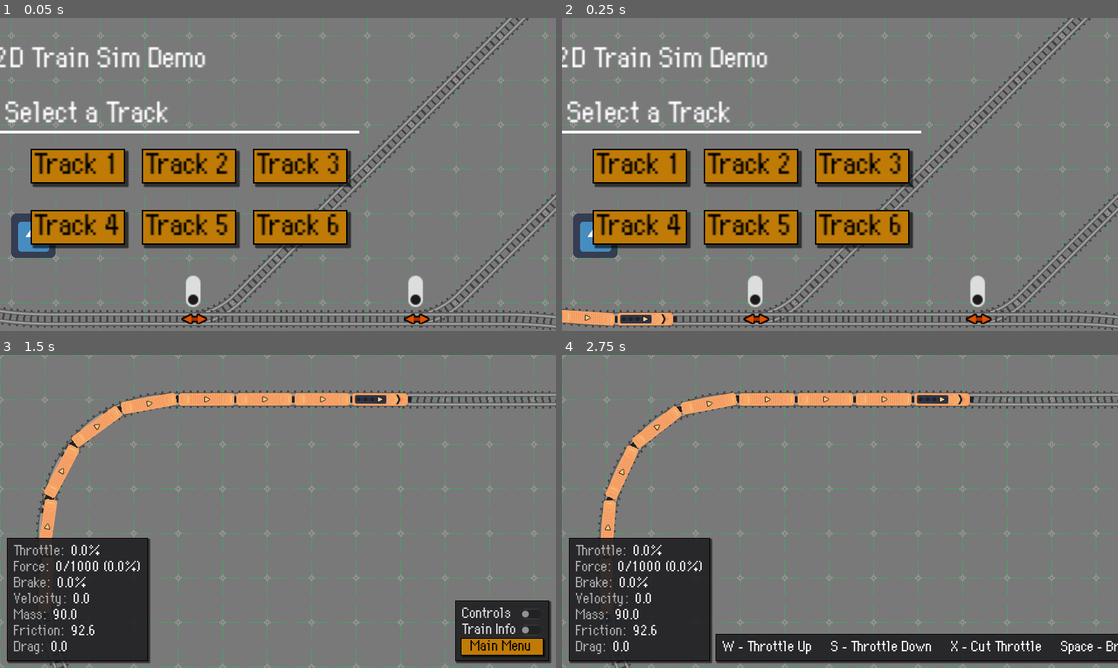
Above: before the commit, frames 1-4 (two rows, left to right).
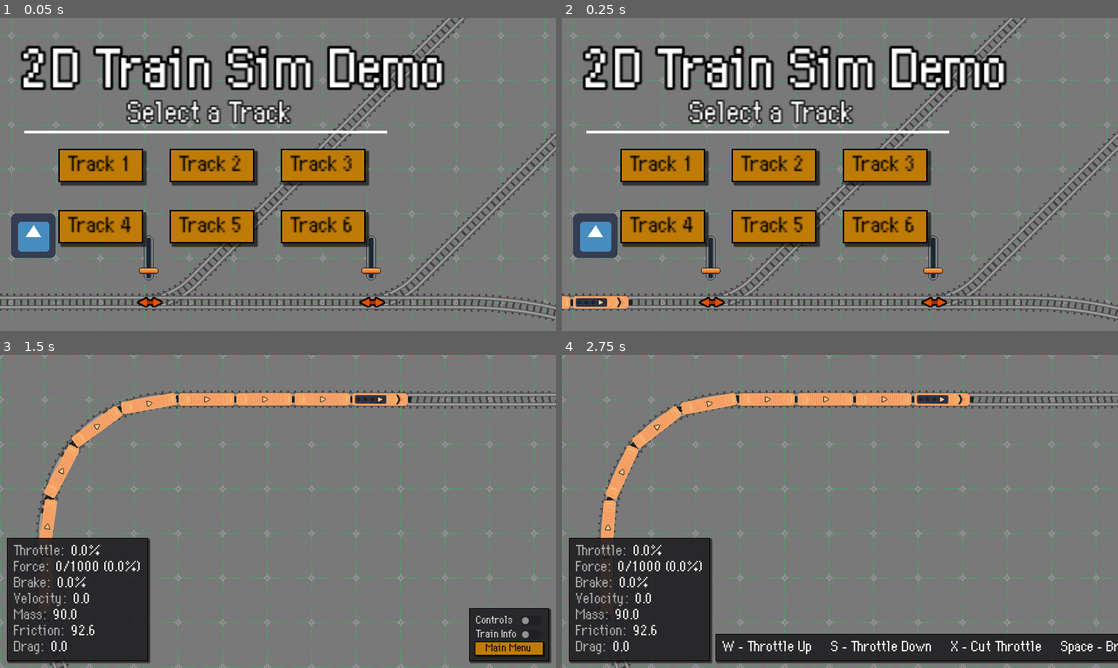
Above: after the commit, the same moments.

Repository: moonbench/simple-godot-train
Game: Godot game, scene res://Demo/Scenes/Game.tscn
Same seed, same stepped clock (60 frames per second), same inputs: the game is played once before the commit and once after it. The engine's default icon, where the game draws it, is replaced by a stand-in: a white triangle on a blue panel in a dark square.
Inputs (mouse positions are in pixels of both pictures, inside the frame that each line leads up to):
- Up to frame 1 (0.05 s): no input
- Up to frame 2 (0.25 s): no input
- Up to frame 3 (1.5 s): click (194, 611) at 0.52 s; click "Track 1" at 1.25 s
- Up to frame 4 (2.75 s): click "Controls" at 2 s

The runs differ from the first frame. In frame 1, 28% of the frame differs, in the area x 0-100%, y 0-100%; in frame 2, 29%; in frame 3, 1.7%; in frame 4, nothing differs.

Commit message:
Cleanup UI to match original style

Diff:
--- a/Demo/Resources/UITheme.tres
+++ b/Demo/Resources/UITheme.tres
@@ -11,6 +11,24 @@
 cache/0/16/0/underline_thickness = 0.0
 cache/0/16/0/scale = 1.0
 cache/0/16/0/kerning_overrides/16/0 = Vector2(0, 0)
+cache/0/16/0/kerning_overrides/12/0 = Vector2(0, 0)
+cache/0/16/0/kerning_overrides/14/0 = Vector2(0, 0)
+cache/0/12/0/ascent = 0.0
+cache/0/12/0/descent = 0.0
+cache/0/12/0/underline_position = 0.0
+cache/0/12/0/underline_thickness = 0.0
+cache/0/12/0/scale = 1.0
+cache/0/12/0/kerning_overrides/16/0 = Vector2(0, 0)
+cache/0/12/0/kerning_overrides/12/0 = Vector2(0, 0)
+cache/0/12/0/kerning_overrides/14/0 = Vector2(0, 0)
+cache/0/14/0/ascent = 0.0
+cache/0/14/0/descent = 0.0
+cache/0/14/0/underline_position = 0.0
+cache/0/14/0/underline_thickness = 0.0
+cache/0/14/0/scale = 1.0
+cache/0/14/0/kerning_overrides/16/0 = Vector2(0, 0)
+cache/0/14/0/kerning_overrides/12/0 = Vector2(0, 0)
+cache/0/14/0/kerning_overrides/14/0 = Vector2(0, 0)
 
 [sub_resource type="StyleBoxFlat" id="2"]
 bg_color = Color(0.4, 0.25098, 0, 1)
@@ -101,6 +119,7 @@
 Button/colors/font_color_focus = Color(0, 0, 0, 1)
 Button/colors/font_color_hover = Color(0, 0, 0, 1)
 Button/colors/font_color_pressed = Color(0, 0, 0, 1)
+Button/font_sizes/font_size = 12
 Button/fonts/font = SubResource("1")
 Button/styles/disabled = SubResource("2")
 Button/styles/focus = SubResource("3")
--- a/Demo/Scenes/Game.tscn
+++ b/Demo/Scenes/Game.tscn
@@ -99,6 +99,24 @@
 cache/0/16/0/underline_thickness = 0.0
 cache/0/16/0/scale = 1.0
 cache/0/16/0/kerning_overrides/16/0 = Vector2(0, 0)
+cache/0/16/0/kerning_overrides/24/0 = Vector2(0, 0)
+cache/0/16/0/kerning_overrides/32/0 = Vector2(0, 0)
+cache/0/24/0/ascent = 0.0
+cache/0/24/0/descent = 0.0
+cache/0/24/0/underline_position = 0.0
+cache/0/24/0/underline_thickness = 0.0
+cache/0/24/0/scale = 1.0
+cache/0/24/0/kerning_overrides/16/0 = Vector2(0, 0)
+cache/0/24/0/kerning_overrides/24/0 = Vector2(0, 0)
+cache/0/24/0/kerning_overrides/32/0 = Vector2(0, 0)
+cache/0/32/0/ascent = 0.0
+cache/0/32/0/descent = 0.0
+cache/0/32/0/underline_position = 0.0
+cache/0/32/0/underline_thickness = 0.0
+cache/0/32/0/scale = 1.0
+cache/0/32/0/kerning_overrides/16/0 = Vector2(0, 0)
+cache/0/32/0/kerning_overrides/24/0 = Vector2(0, 0)
+cache/0/32/0/kerning_overrides/32/0 = Vector2(0, 0)
 
 [sub_resource type="FontFile" id="15"]
 fallbacks = Array[Font]([ExtResource("7")])
@@ -108,6 +126,14 @@
 cache/0/16/0/underline_thickness = 0.0
 cache/0/16/0/scale = 1.0
 cache/0/16/0/kerning_overrides/16/0 = Vector2(0, 0)
+cache/0/16/0/kerning_overrides/8/0 = Vector2(0, 0)
+cache/0/8/0/ascent = 0.0
+cache/0/8/0/descent = 0.0
+cache/0/8/0/underline_position = 0.0
+cache/0/8/0/underline_thickness = 0.0
+cache/0/8/0/scale = 1.0
+cache/0/8/0/kerning_overrides/16/0 = Vector2(0, 0)
+cache/0/8/0/kerning_overrides/8/0 = Vector2(0, 0)
 
 [sub_resource type="Curve2D" id="17"]
 resource_local_to_scene = true
@@ -120,7 +146,6 @@
 script = ExtResource("4")
 
 [node name="World" parent="." instance=ExtResource("2")]
-position = Vector2(-64, -24)
 
 [node name="Godot" type="Sprite2D" parent="World"]
 position = Vector2(224, 416)
@@ -251,16 +276,19 @@
 transform = Transform2D(2, 0, 0, 2, 0, 0)
 
 [node name="Label" type="Label" parent="CanvasLayer"]
-offset_left = 4.0
+offset_left = 24.0
 offset_top = 60.0
-offset_right = 260.0
+offset_right = 280.0
 offset_bottom = 79.0
 theme = ExtResource("6")
+theme_override_colors/font_outline_color = Color(0, 0, 0, 1)
+theme_override_constants/outline_size = 4
 theme_override_fonts/font = ExtResource("1")
 text = "Select a Track"
+horizontal_alignment = 1
 
 [node name="Line2D" type="Line2D" parent="CanvasLayer"]
-position = Vector2(67.072, 43.6001)
+position = Vector2(87.072, 43.6001)
 scale = Vector2(1.088, 0.399999)
 points = PackedVector2Array(176, 96, -64, 96)
 width = 5.0
@@ -268,9 +296,9 @@
 [node name="Control" type="Control" parent="CanvasLayer"]
 layout_mode = 3
 anchors_preset = 0
-offset_left = -8.0
+offset_left = 12.0
 offset_top = 32.0
-offset_right = 32.0
+offset_right = 52.0
 offset_bottom = 72.0
 theme = ExtResource("6")
 
@@ -323,24 +351,29 @@
 text = "Track 6"
 
 [node name="Label2" type="Label" parent="CanvasLayer"]
-offset_left = -8.0
+offset_left = 12.0
 offset_top = 20.0
-offset_right = 270.0
-offset_bottom = 48.0
+offset_right = 329.0
+offset_bottom = 58.0
 scale = Vector2(0.962034, 0.962034)
 pivot_offset = Vector2(139, 14)
 theme = ExtResource("6")
+theme_override_colors/font_outline_color = Color(0, 0, 0, 1)
+theme_override_constants/outline_size = 8
 theme_override_fonts/font = SubResource("14")
+theme_override_font_sizes/font_size = 32
 text = "2D Train Sim Demo"
 
 [node name="Label3" type="Label" parent="CanvasLayer"]
-offset_top = 284.0
-offset_right = 511.0
-offset_bottom = 302.0
+offset_left = 4.0
+offset_top = 308.0
+offset_right = 515.0
+offset_bottom = 326.0
 theme = ExtResource("6")
-theme_override_colors/font_color = Color(0.670588, 0.670588, 0.670588, 1)
+theme_override_colors/font_color = Color(0.858824, 0.858824, 0.858824, 1)
 theme_override_fonts/font = SubResource("15")
-text = "Moonbench Games 2023"
+theme_override_font_sizes/font_size = 8
+text = "Version 1.1 (Godot 4) -  Moonbench Games 2024"
 
 [node name="TrackSwitch2" parent="." instance=ExtResource("5")]
 position = Vector2(-128, 448)
@@ -362,7 +395,7 @@
 autostart = true
 
 [node name="Camera2D" type="Camera2D" parent="."]
-position = Vector2(512, 304)
+position = Vector2(576, 328)
 
 [connection signal="pressed" from="CanvasLayer/Control/Button" to="." method="_on_Button_pressed"]
 [connection signal="pressed" from="CanvasLayer/Control/Button2" to="." method="_on_Button2_pressed"]
--- a/Demo/Scenes/Station.tscn
+++ b/Demo/Scenes/Station.tscn
@@ -1,6 +1,6 @@
-[gd_scene load_steps=2 format=2]
+[gd_scene load_steps=2 format=3 uid="uid://5e13vjt40jij"]
 
-[ext_resource path="res://Demo/Assets/station.png" type="Texture2D" id=1]
+[ext_resource type="Texture2D" uid="uid://fi6xetsaf3us" path="res://Demo/Assets/station.png" id="1"]
 
 [node name="Station" type="Node2D"]
 
@@ -9,5 +9,5 @@
 offset_top = -32.0
 offset_right = 128.0
 offset_bottom = 32.0
-pivot_offset = Vector2( 128, 32 )
-texture = ExtResource( 1 )
+pivot_offset = Vector2(128, 32)
+texture = ExtResource("1")
--- a/Demo/Scenes/TestTracks2.tscn
+++ b/Demo/Scenes/TestTracks2.tscn
@@ -108,7 +108,6 @@
 
 [node name="TrainEngine" parent="." instance=ExtResource("2")]
 scale = Vector2(0.999998, 1)
-max_force = 1500
 
 [node name="Tracks" type="Node2D" parent="."]
 
--- a/Demo/Scenes/TestTracks3.tscn
+++ b/Demo/Scenes/TestTracks3.tscn
@@ -109,7 +109,6 @@
 [node name="TrainEngine" parent="." instance=ExtResource("2")]
 position = Vector2(280.001, 128)
 scale = Vector2(0.999998, 1)
-max_force = 2000
 
 [node name="Tracks" type="Node2D" parent="."]
 
--- a/Demo/Scenes/TestTracks4.tscn
+++ b/Demo/Scenes/TestTracks4.tscn
@@ -352,7 +352,6 @@
 
 [node name="TrainEngine" parent="." instance=ExtResource("4")]
 position = Vector2(40, 544)
-max_force = 2500
 
 [node name="ChaseCamera" parent="TrainEngine" instance=ExtResource("5")]
 min_zoom = 3.0
--- a/Demo/Scenes/TestTracks5.tscn
+++ b/Demo/Scenes/TestTracks5.tscn
@@ -1,14 +1,15 @@
-[gd_scene load_steps=103 format=3 uid="uid://b0qighwfq7mip"]
+[gd_scene load_steps=104 format=3 uid="uid://b0qighwfq7mip"]
 
 [ext_resource type="PackedScene" path="res://Scenes/Track.tscn" id="1"]
 [ext_resource type="PackedScene" uid="uid://jvakchg2s8i4" path="res://Scenes/TrackSwitch.tscn" id="2"]
+[ext_resource type="PackedScene" uid="uid://bjqtvbefblx2e" path="res://Scenes/TrainVehicle.tscn" id="2_n5moa"]
 [ext_resource type="PackedScene" uid="uid://cuwbubanwowgv" path="res://Demo/Scenes/TestWorld.tscn" id="3"]
 [ext_resource type="PackedScene" uid="uid://c2qsc24ng38ir" path="res://Scenes/TrainEngine.tscn" id="4"]
 [ext_resource type="Script" path="res://Demo/Scripts/TestTracks5.gd" id="5"]
 [ext_resource type="PackedScene" uid="uid://delplckh6lx3o" path="res://Demo/Scenes/ChaseCamera.tscn" id="6"]
 [ext_resource type="Texture2D" uid="uid://cirsea0damm3q" path="res://Demo/Assets/godot.png" id="7"]
 [ext_resource type="Texture2D" uid="uid://ci1gjepialewv" path="res://Demo/Assets/warn.png" id="8"]
-[ext_resource type="PackedScene" path="res://Demo/Scenes/Station.tscn" id="9"]
+[ext_resource type="PackedScene" uid="uid://5e13vjt40jij" path="res://Demo/Scenes/Station.tscn" id="9"]
 
 [sub_resource type="Curve2D" id="1"]
 resource_local_to_scene = true
@@ -633,6 +634,7 @@
 
 [node name="TestTracks5" type="Node2D"]
 script = ExtResource("5")
+train_vehicle_reference = ExtResource("2_n5moa")
 
 [node name="TestWorld" parent="." instance=ExtResource("3")]
 allows_camera_control = true
@@ -713,7 +715,6 @@
 position = Vector2(17088, -1328)
 
 [node name="TrainEngine" parent="." instance=ExtResource("4")]
-max_force = 2500
 
 [node name="ChaseCamera" parent="TrainEngine" instance=ExtResource("6")]
 position = Vector2(24, 0)
--- a/Demo/Scenes/UIInfoBox.tscn
+++ b/Demo/Scenes/UIInfoBox.tscn
@@ -1,132 +1,95 @@
-[gd_scene load_steps=2 format=2]
+[gd_scene load_steps=2 format=3 uid="uid://oafvawlaifee"]
 
-[ext_resource path="res://Demo/Resources/UITheme.tres" type="Theme" id=1]
+[ext_resource type="Theme" uid="uid://dhkt4uo1jjcia" path="res://Demo/Resources/UITheme.tres" id="1"]
 
 [node name="InfoBox" type="PanelContainer"]
+anchors_preset = 15
 anchor_right = 1.0
 anchor_bottom = 1.0
-theme = ExtResource( 1 )
+theme = ExtResource("1")
 
 [node name="MarginContainer" type="MarginContainer" parent="."]
-offset_left = 10.0
-offset_top = 10.0
-offset_right = 1014.0
-offset_bottom = 590.0
+layout_mode = 2
 
 [node name="VBoxContainer" type="VBoxContainer" parent="MarginContainer"]
-offset_right = 1004.0
-offset_bottom = 580.0
+layout_mode = 2
 
 [node name="HBoxContainer" type="HBoxContainer" parent="MarginContainer/VBoxContainer"]
-offset_right = 1004.0
-offset_bottom = 18.0
+layout_mode = 2
 
 [node name="Label" type="Label" parent="MarginContainer/VBoxContainer/HBoxContainer"]
-offset_right = 76.0
-offset_bottom = 18.0
-theme_override_colors/font_color = Color( 0.67451, 0.67451, 0.67451, 1 )
+layout_mode = 2
+theme_override_colors/font_color = Color(0.67451, 0.67451, 0.67451, 1)
 text = "Throttle: "
 
 [node name="Throttle" type="Label" parent="MarginContainer/VBoxContainer/HBoxContainer"]
-offset_left = 80.0
-offset_right = 1004.0
-offset_bottom = 18.0
+layout_mode = 2
 size_flags_horizontal = 3
 
 [node name="HBoxContainer2" type="HBoxContainer" parent="MarginContainer/VBoxContainer"]
-offset_top = 22.0
-offset_right = 1004.0
-offset_bottom = 40.0
+layout_mode = 2
 
 [node name="Label" type="Label" parent="MarginContainer/VBoxContainer/HBoxContainer2"]
-offset_right = 55.0
-offset_bottom = 18.0
-theme_override_colors/font_color = Color( 0.67451, 0.67451, 0.67451, 1 )
+layout_mode = 2
+theme_override_colors/font_color = Color(0.67451, 0.67451, 0.67451, 1)
 text = "Force: "
 
 [node name="Force" type="Label" parent="MarginContainer/VBoxContainer/HBoxContainer2"]
-offset_left = 59.0
-offset_right = 1004.0
-offset_bottom = 18.0
+layout_mode = 2
 size_flags_horizontal = 3
 
 [node name="HBoxContainer7" type="HBoxContainer" parent="MarginContainer/VBoxContainer"]
-offset_top = 44.0
-offset_right = 1004.0
-offset_bottom = 62.0
+layout_mode = 2
 
 [node name="Label" type="Label" parent="MarginContainer/VBoxContainer/HBoxContainer7"]
-offset_right = 56.0
-offset_bottom = 18.0
-theme_override_colors/font_color = Color( 0.67451, 0.67451, 0.67451, 1 )
+layout_mode = 2
+theme_override_colors/font_color = Color(0.67451, 0.67451, 0.67451, 1)
 text = "Brake: "
 
 [node name="Brake" type="Label" parent="MarginContainer/VBoxContainer/HBoxContainer7"]
-offset_left = 60.0
-offset_right = 1004.0
-offset_bottom = 18.0
+layout_mode = 2
 size_flags_horizontal = 3
 
 [node name="HBoxContainer3" type="HBoxContainer" parent="MarginContainer/VBoxContainer"]
-offset_top = 66.0
-offset_right = 1004.0
-offset_bottom = 84.0
+layout_mode = 2
 
 [node name="Label" type="Label" parent="MarginContainer/VBoxContainer/HBoxContainer3"]
-offset_right = 78.0
-offset_bottom = 18.0
-theme_override_colors/font_color = Color( 0.67451, 0.67451, 0.67451, 1 )
+layout_mode = 2
+theme_override_colors/font_color = Color(0.67451, 0.67451, 0.67451, 1)
 text = "Velocity: "
 
 [node name="Velocity" type="Label" parent="MarginContainer/VBoxContainer/HBoxContainer3"]
-offset_left = 82.0
-offset_right = 82.0
-offset_bottom = 18.0
+layout_mode = 2
 
 [node name="HBoxContainer4" type="HBoxContainer" parent="MarginContainer/VBoxContainer"]
-offset_top = 88.0
-offset_right = 1004.0
-offset_bottom = 106.0
+layout_mode = 2
 
 [node name="Label" type="Label" parent="MarginContainer/VBoxContainer/HBoxContainer4"]
-offset_right = 51.0
-offset_bottom = 18.0
-theme_override_colors/font_color = Color( 0.67451, 0.67451, 0.67451, 1 )
+layout_mode = 2
+theme_override_colors/font_color = Color(0.67451, 0.67451, 0.67451, 1)
 text = "Mass: "
 
 [node name="Mass" type="Label" parent="MarginContainer/VBoxContainer/HBoxContainer4"]
-offset_left = 55.0
-offset_right = 55.0
-offset_bottom = 18.0
+layout_mode = 2
 
 [node name="HBoxContainer5" type="HBoxContainer" parent="MarginContainer/VBoxContainer"]
-offset_top = 110.0
-offset_right = 1004.0
-offset_bottom = 128.0
+layout_mode = 2
 
 [node name="Label" type="Label" parent="MarginContainer/VBoxContainer/HBoxContainer5"]
-offset_right = 76.0
-offset_bottom = 18.0
-theme_override_colors/font_color = Color( 0.67451, 0.67451, 0.67451, 1 )
+layout_mode = 2
+theme_override_colors/font_color = Color(0.67451, 0.67451, 0.67451, 1)
 text = "Friction: "
 
 [node name="Friction" type="Label" parent="MarginContainer/VBoxContainer/HBoxContainer5"]
-offset_left = 80.0
-offset_right = 80.0
-offset_bottom = 18.0
+layout_mode = 2
 
 [node name="HBoxContainer6" type="HBoxContainer" parent="MarginContainer/VBoxContainer"]
-offset_top = 132.0
-offset_right = 1004.0
-offset_bottom = 150.0
+layout_mode = 2
 
 [node name="Label" type="Label" parent="MarginContainer/VBoxContainer/HBoxContainer6"]
-offset_right = 47.0
-offset_bottom = 18.0
-theme_override_colors/font_color = Color( 0.67451, 0.67451, 0.67451, 1 )
+layout_mode = 2
+theme_override_colors/font_color = Color(0.67451, 0.67451, 0.67451, 1)
 text = "Drag: "
 
 [node name="Drag" type="Label" parent="MarginContainer/VBoxContainer/HBoxContainer6"]
-offset_left = 51.0
-offset_right = 51.0
-offset_bottom = 18.0
+layout_mode = 2
--- a/Scenes/TrackSwitch.tscn
+++ b/Scenes/TrackSwitch.tscn
@@ -46,8 +46,8 @@
 buffer = PackedFloat32Array(0.998161, -0.0606138, 0, 4.9967, 0.0606138, 0.998161, 0, 0.169335, 0.992718, -0.120463, 0,  …(749 unchanged characters)…
 
 [sub_resource type="Theme" id="10"]
-CheckButton/icons/off = ExtResource("5")
-CheckButton/icons/on = ExtResource("4")
+CheckButton/icons/checked = ExtResource("4")
+CheckButton/icons/unchecked = ExtResource("5")
 CheckButton/styles/normal = null
 
 [node name="TrackSwitch" type="Node2D"]
@@ -120,11 +120,10 @@
 
 [node name="Button" type="CheckButton" parent="."]
 offset_left = -40.0
-offset_top = -104.0
+offset_top = -120.0
 offset_right = 36.0
-offset_bottom = -56.0
+offset_bottom = -72.0
 rotation = 1.5708
-scale = Vector2(1.5, 1.5)
 pivot_offset = Vector2(38, 24)
 focus_mode = 0
 theme = SubResource("10")
Not shown: 1 places in Demo/Scenes/TestTracks4.tscn that only renumber resources
Not shown: 1 places in Demo/Scenes/TestTracks6.tscn that only renumber resources
Not shown: 1 places in Demo/Scenes/TestWorld.tscn that only renumber resources
